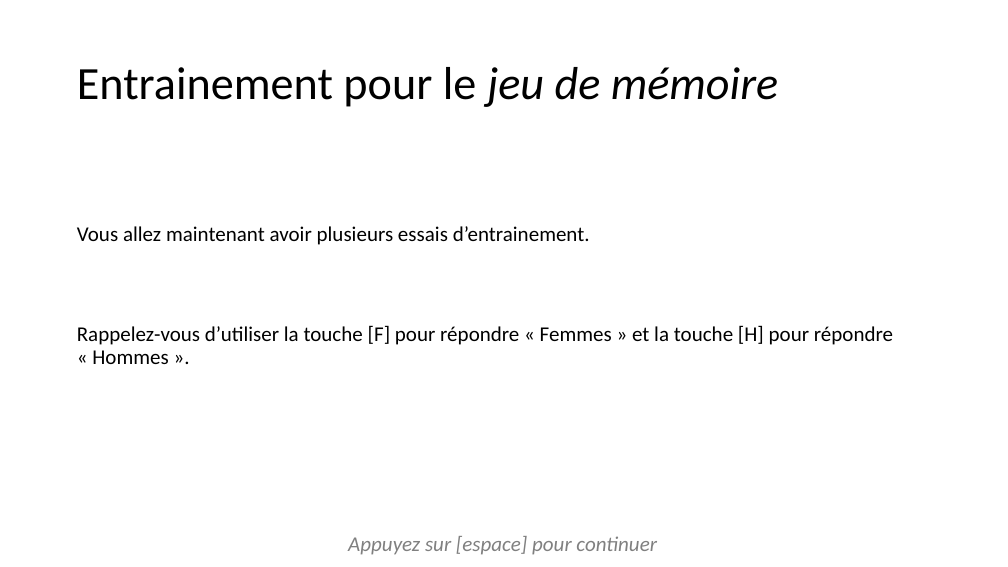
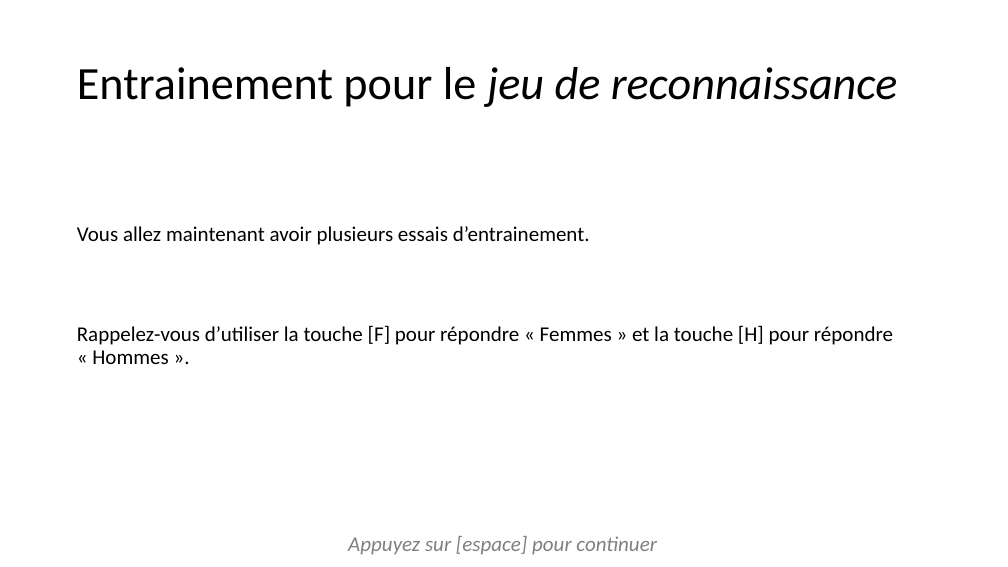
Before and after one commit to jusporrer/Emotion_regulation, a slide deck: slide 17 of instructions/instructionsDiapo.pptx (slide 15 before the commit). Drawn at 1008x567 pixels with LibreOffice and Linux fonts; fonts in the diff are those of the drawing. Boxes give left, top, right and bottom in pixels: in the first picture for what was removed or moved away, otherwise in the second. Text is boxed around its words. In the diff, an @@ line names an element or a change of style, - is before the commit and + after.

```diff
--- a/instructions/instructionsDiapo.pptx
+++ b/instructions/instructionsDiapo.pptx
@@ title at box(77, 67, 898, 107): text changed; italic on @@
-Entrainement pour le jeu de mémoire
+Entrainement pour le jeu de reconnaissance
```
Also in this commit, not shown: 14 other slides changed, 2 slides added, 35 other files.
